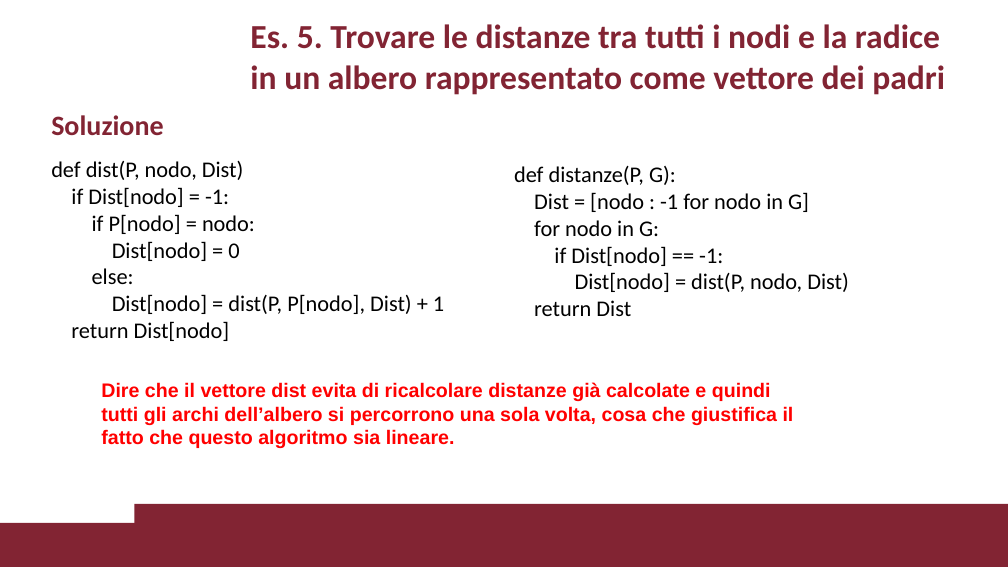
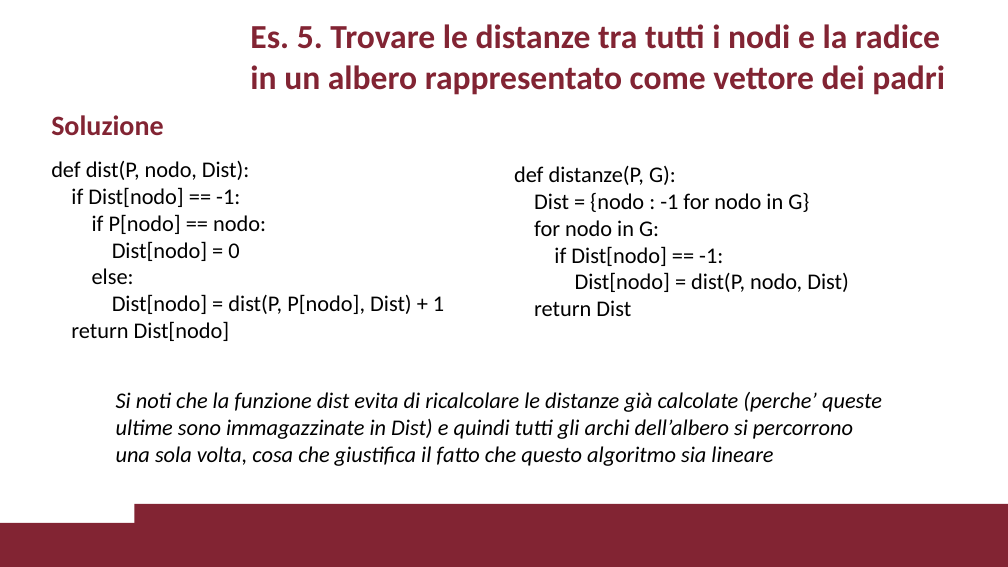
Before and after one commit to VincenzoImp/PDA, a slide deck: slide 15 of Esercitazione3/Esercitazione3.pptx (slide 14 before the commit). Drawn at 1008x567 pixels with LibreOffice and Linux fonts; fonts in the diff are those of the drawing; background and template pictures are left out. Boxes give left, top, right and bottom in pixels: in the first picture for what was removed or moved away, otherwise in the second. Text is boxed around its words. In the diff, an @@ line names an element or a change of style, - is before the commit and + after.

```diff
--- a/Esercitazione3/Esercitazione3.pptx
+++ b/Esercitazione3/Esercitazione3.pptx
@@ text at <box>51,161,266,234</box>: text changed @@
-def dist(P, nodo, Dist)
-if Dist[nodo] = -1:
-if P[nodo] = nodo:
+def dist(P, nodo, Dist):
+if Dist[nodo] == -1:
+if P[nodo] == nodo:
@@ text at <box>534,193,809,212</box>: text changed @@
-Dist = [nodo : -1 for nodo in G]
+Dist = {nodo : -1 for nodo in G}
@@ text at <box>116,392,882,466</box>: text changed; size 14 to 16 pt; font Arial to Calibri; text colour #FF0000 to #000000; bold off; italic on @@
-Dire che il vettore dist evita di ricalcolare distanze già calcolate e quindi
-tutti gli archi dell’albero si percorrono una sola volta, cosa che giustifica il
-fatto che questo algoritmo sia lineare.
+Si noti che la funzione dist evita di ricalcolare le distanze già calcolate (perche’ queste ultime sono immagazzinate in Dist) e quindi tutti gli archi dell’albero si percorrono una sola volta, cosa che giustifica il fatto che questo algoritmo sia lineare
```
Also in this commit, not shown: 7 other slides changed, 4 slides added, 1 slide removed, 5 other files.
